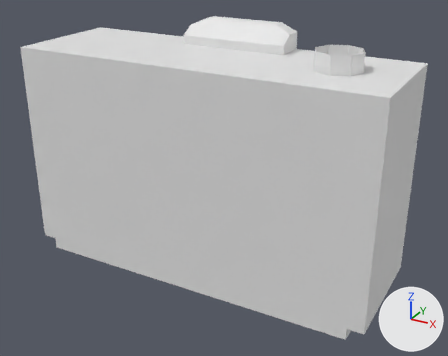
Two versions of the FBX model 3D_Stuff/Models/1961_Canonet_Camera.fbx, one commit apart.
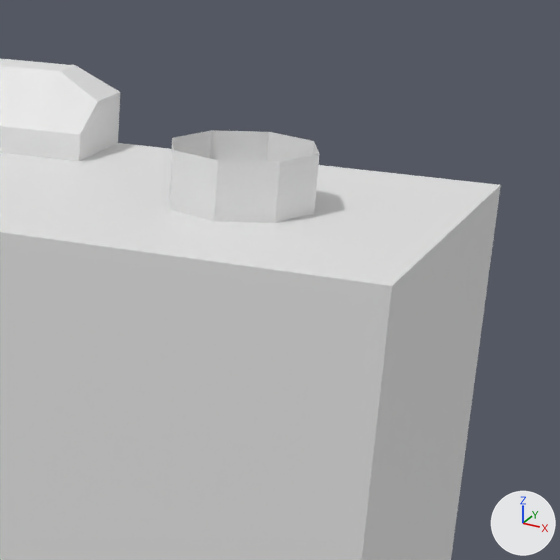
Each version appears first whole from a 50 mm camera at (3.89, -6.87, 3.32) aimed at (0.14, -0.05, -0.09), and next in a close-up on the part from 57% to 100% of the width and 0% to 54% of the height. The axes (+X, +Y, +Z) are drawn at lower right. The lights are the same throughout. Where no turn or scale is listed for an object, it has been applied to the vertices.
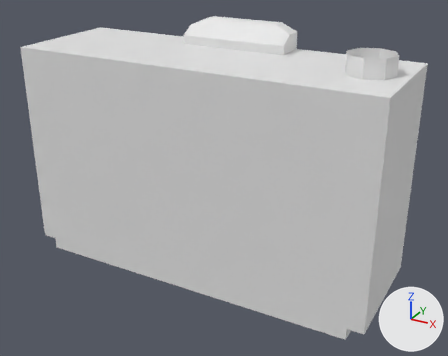
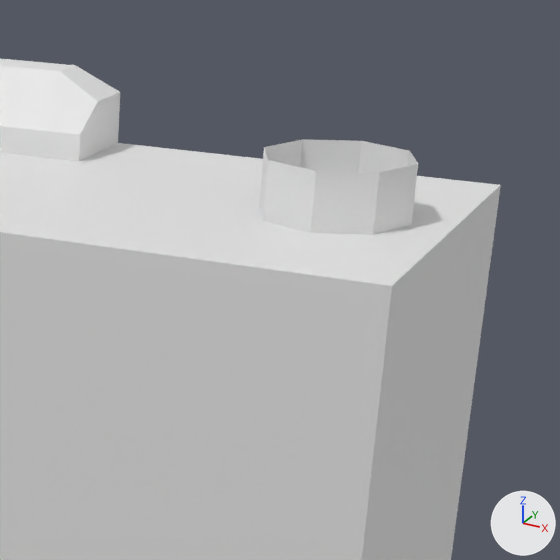
The change, as a diff of the scene's bpy script:
```diff
--- a/3D_Stuff/Models/1961_Canonet_Camera.fbx.py
+++ b/3D_Stuff/Models/1961_Canonet_Camera.fbx.py
@@ ob_cylinder @@
 ob_cylinder = bpy.data.objects.new('Cylinder', me_cylinder)
-ob_cylinder.location = (1.623, 0.0, 1.662)
+ob_cylinder.location = (2.0, 0.008, 1.662)
```

Location of each change, (x1, y1, x2, y2) in pixels of the close-ups (560 x 560 px):
'Cylinder', moved
    before: (169, 130, 320, 223)
    after: (259, 139, 418, 235)
